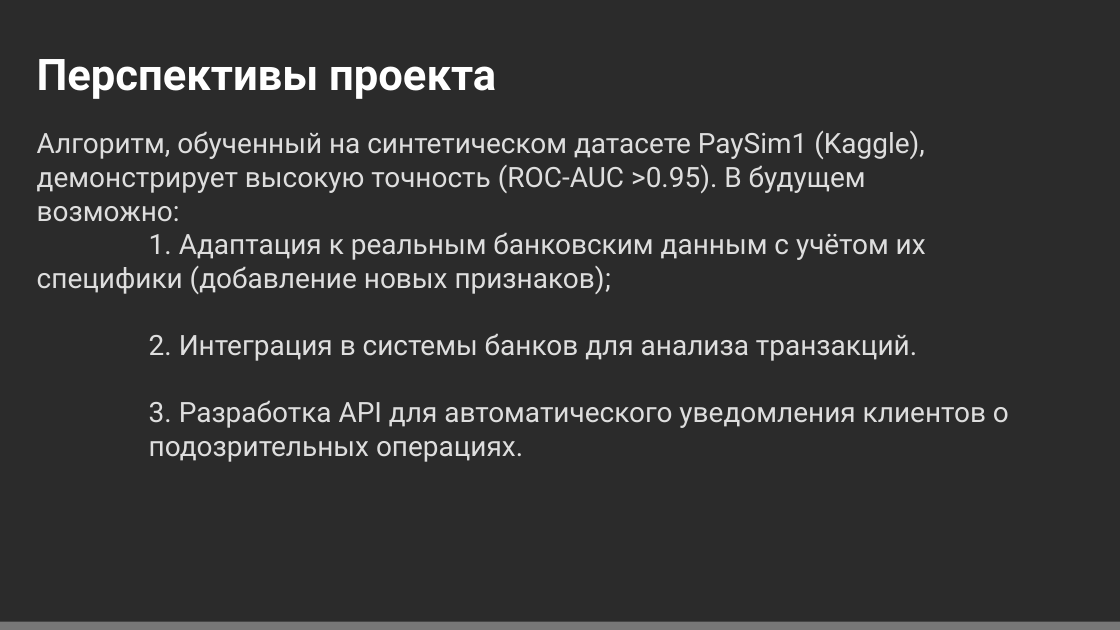
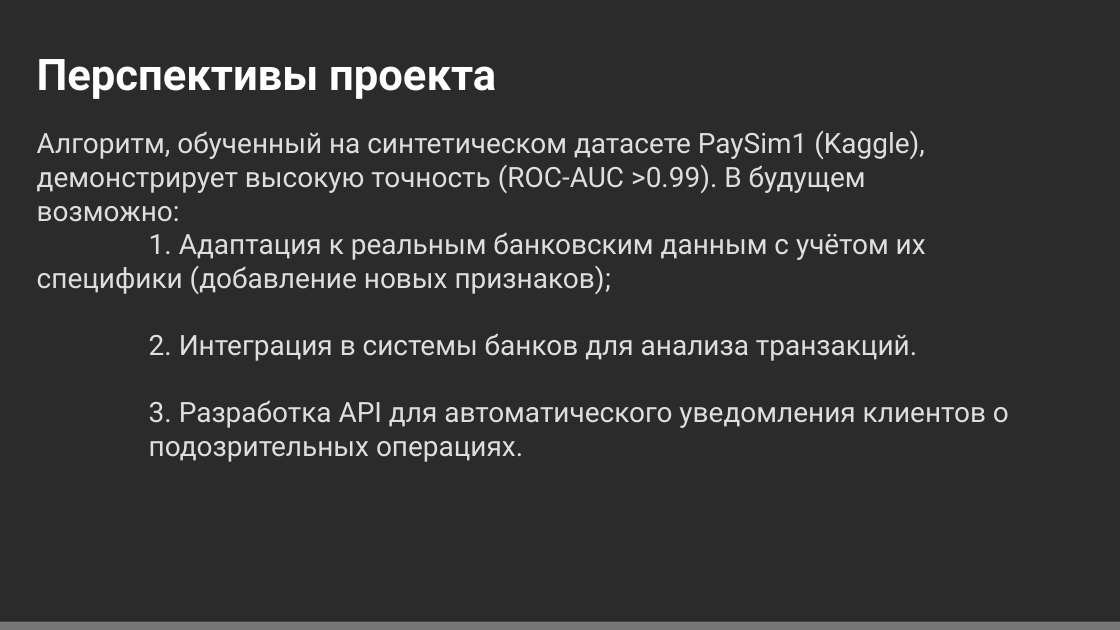
Before and after one commit to tvbondar/python_projects, a slide deck: slide 5 of FraudDetection/РУДН_Шаблон.pptx. Drawn at 1120x630 pixels with LibreOffice and Linux fonts; fonts in the diff are those of the drawing; background and template pictures are left out; a plain dark background stands for a picture behind light text. Boxes give left, top, right and bottom in pixels: in the first picture for what was removed or moved away, otherwise in the second. Text is boxed around its words. In the diff, an @@ line names an element or a change of style, - is before the commit and + after.

```diff
--- a/FraudDetection/РУДН_Шаблон.pptx
+++ b/FraudDetection/РУДН_Шаблон.pptx
@@ text at (x1=37, y1=131, x2=925, y2=222): text changed @@
-Алгоритм, обученный на синтетическом датасете PaySim1 (Kaggle), демонстрирует высокую точность (ROC-AUC >0.95). В будущем возможно:
+Алгоритм, обученный на синтетическом датасете PaySim1 (Kaggle), демонстрирует высокую точность (ROC-AUC >0.99). В будущем возможно:
```
Also in this commit, not shown: 6 other slides changed, 2 slides added, 10 slides removed, 2 other files.
